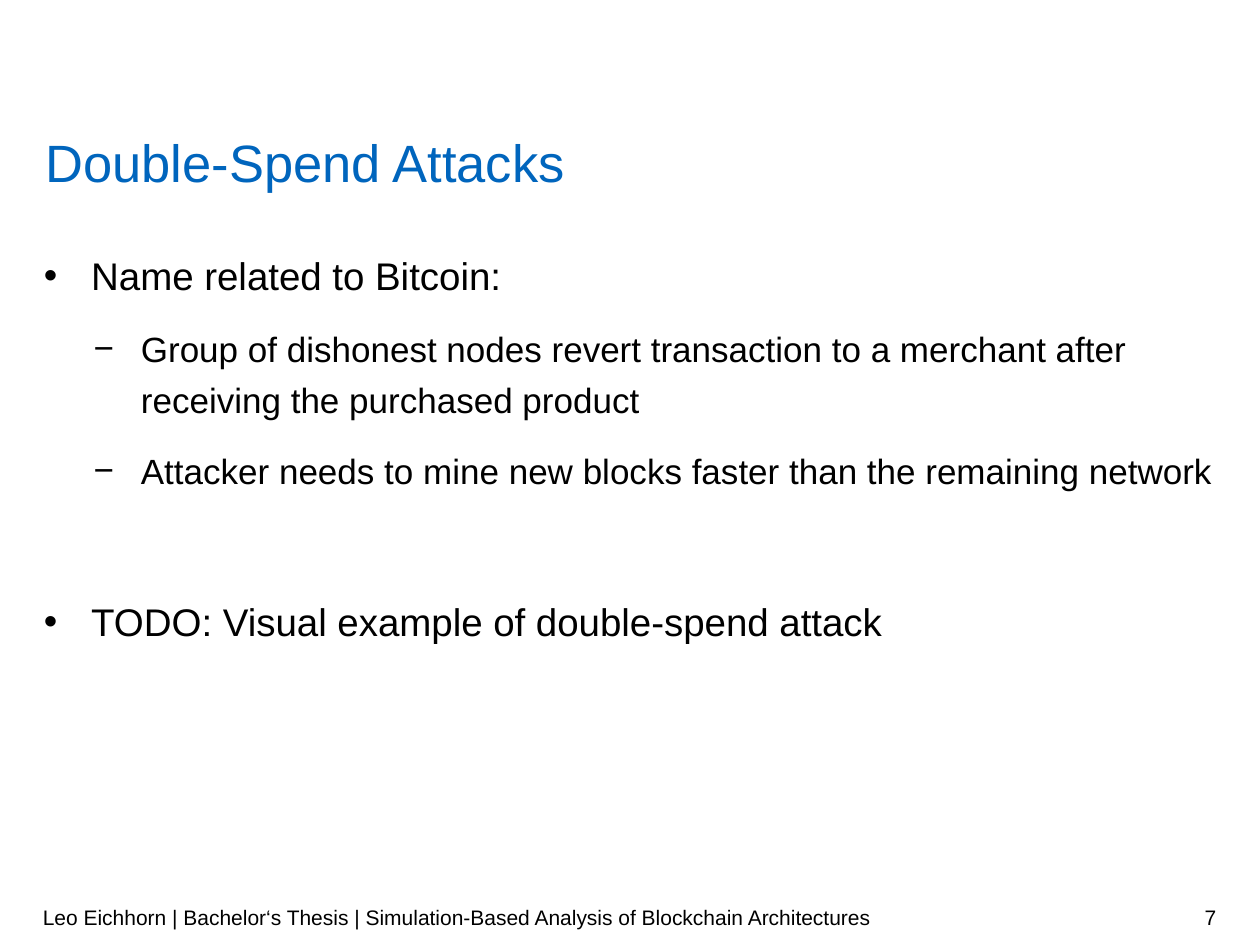
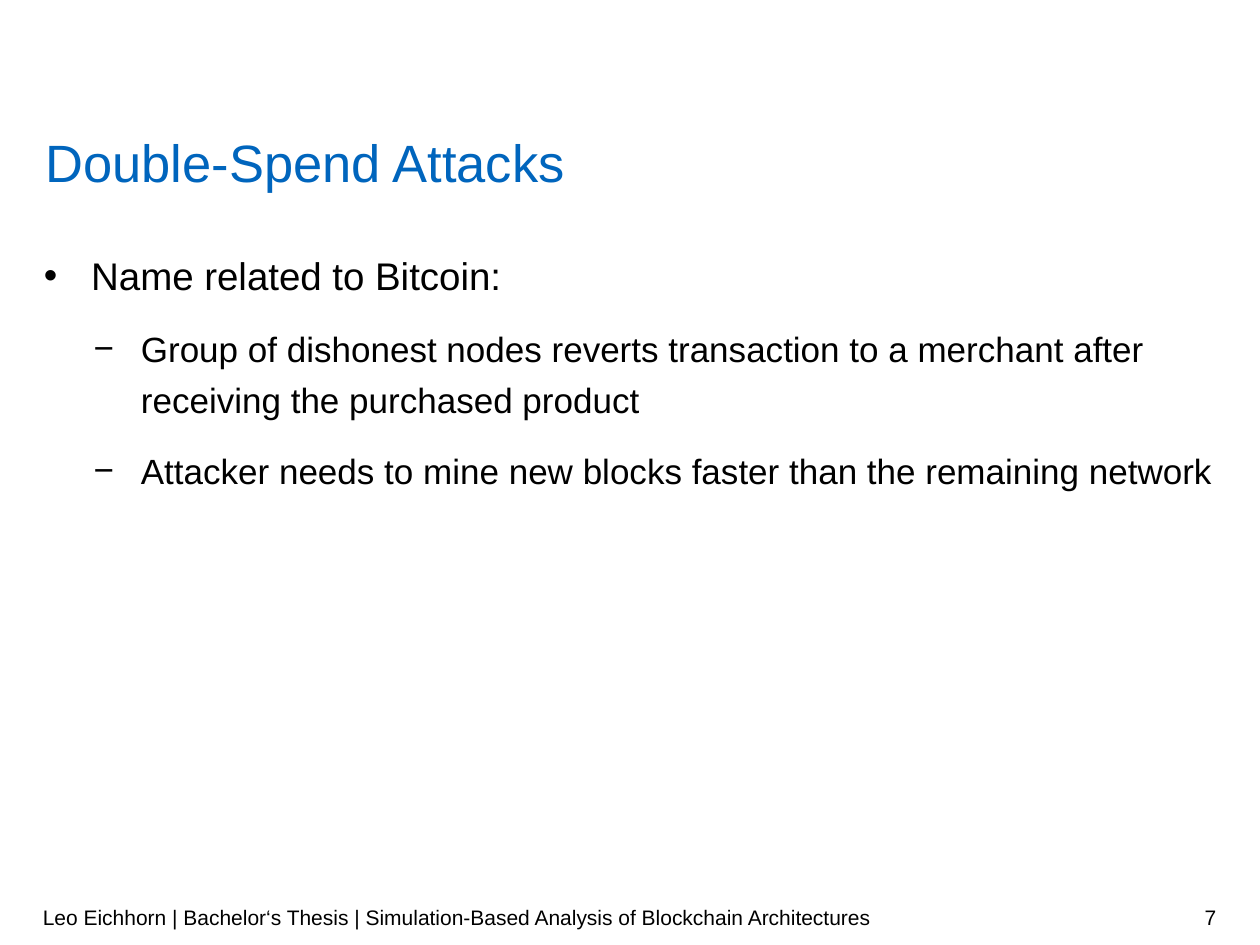
Before and after one commit to LeoEichhorn/Blockchain, a slide deck: slide 7 of Presentation/Blockchain.pptx. Drawn at 1260x945 pixels with LibreOffice and Linux fonts; fonts in the diff are those of the drawing; background and template pictures are left out. Boxes give left, top, right and bottom in pixels: in the first picture for what was removed or moved away, otherwise in the second. Text is boxed around its words. In the diff, an @@ line names an element or a change of style, - is before the commit and + after.

```diff
--- a/Presentation/Blockchain.pptx
+++ b/Presentation/Blockchain.pptx
@@ text at [141, 336, 1143, 419]: text changed @@
-    − Group of dishonest nodes revert transaction to a merchant after receiving the purchased product
+    − Group of dishonest nodes reverts transaction to a merchant after receiving the purchased product
@@ text at [91, 608, 882, 644]: paragraph removed @@
-• TODO: Visual example of double-spend attack
```
Also in this commit, not shown: 8 other slides changed, 27 slides added, 34 other files.
